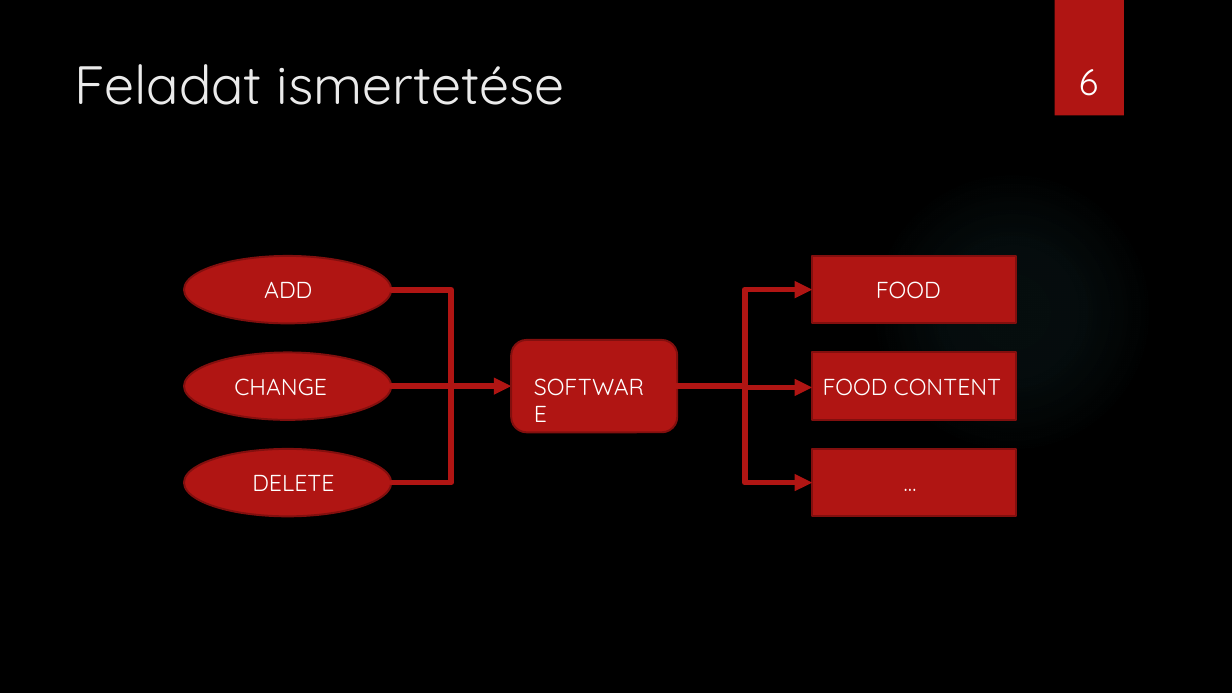
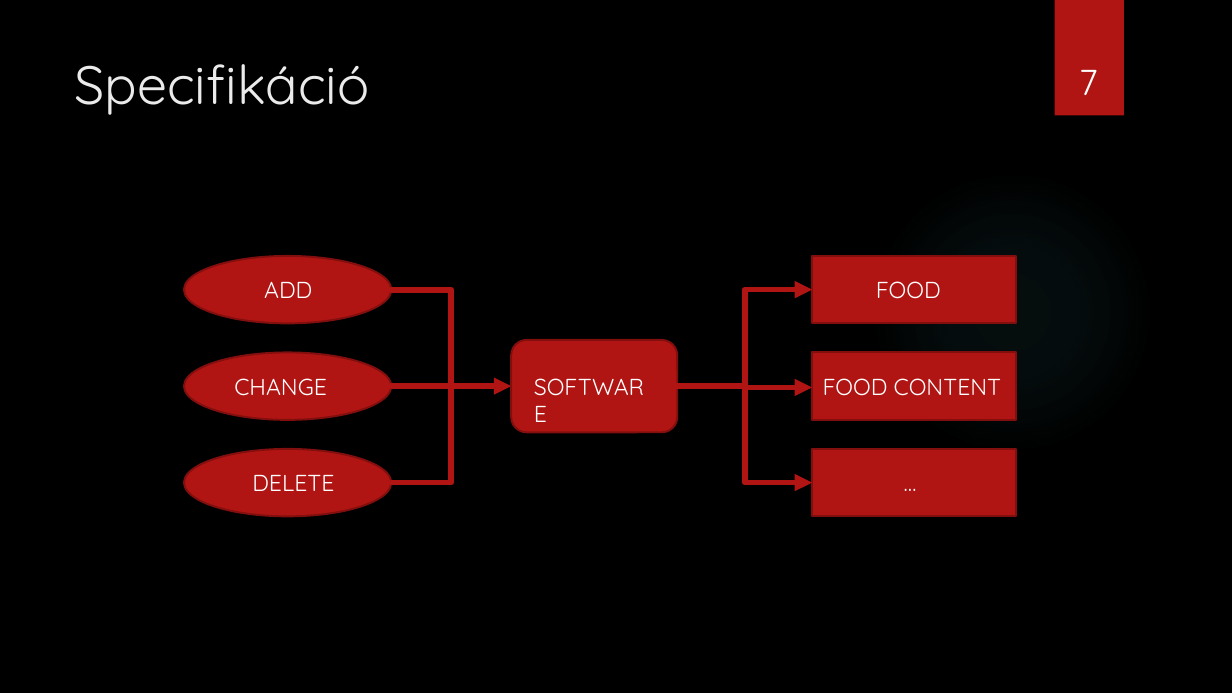
Before and after one commit to tobikjanos/Mernoki_tervezes, a slide deck: slide 7 of documentation/Automatizált adatbázis-frissítés.pptx (slide 6 before the commit). Drawn at 1232x693 pixels with LibreOffice and Linux fonts; fonts in the diff are those of the drawing; background and template pictures are left out. Boxes give left, top, right and bottom in pixels: in the first picture for what was removed or moved away, otherwise in the second. Text is boxed around its words. In the diff, an @@ line names an element or a change of style, - is before the commit and + after.

```diff
--- a/documentation/Automatizált adatbázis-frissítés.pptx
+++ b/documentation/Automatizált adatbázis-frissítés.pptx
@@ title at (75, 64, 370, 115): text changed @@
-Feladat ismertetése
+Specifikáció
@@ page number at (1079, 70, 1098, 95): text changed @@
-6
+7
```
Also in this commit, not shown: 1 other slide changed, 2 other files.
